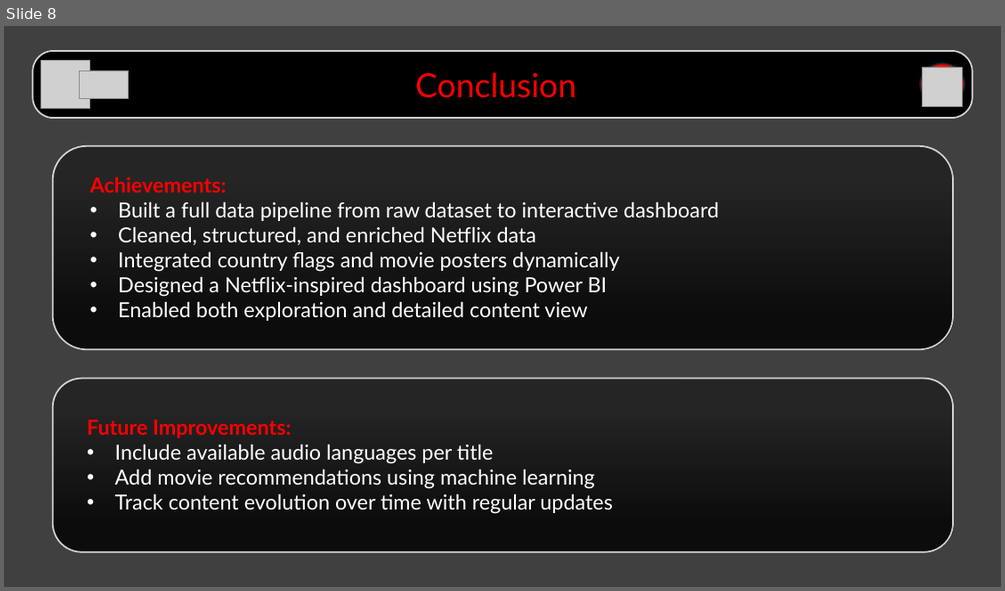
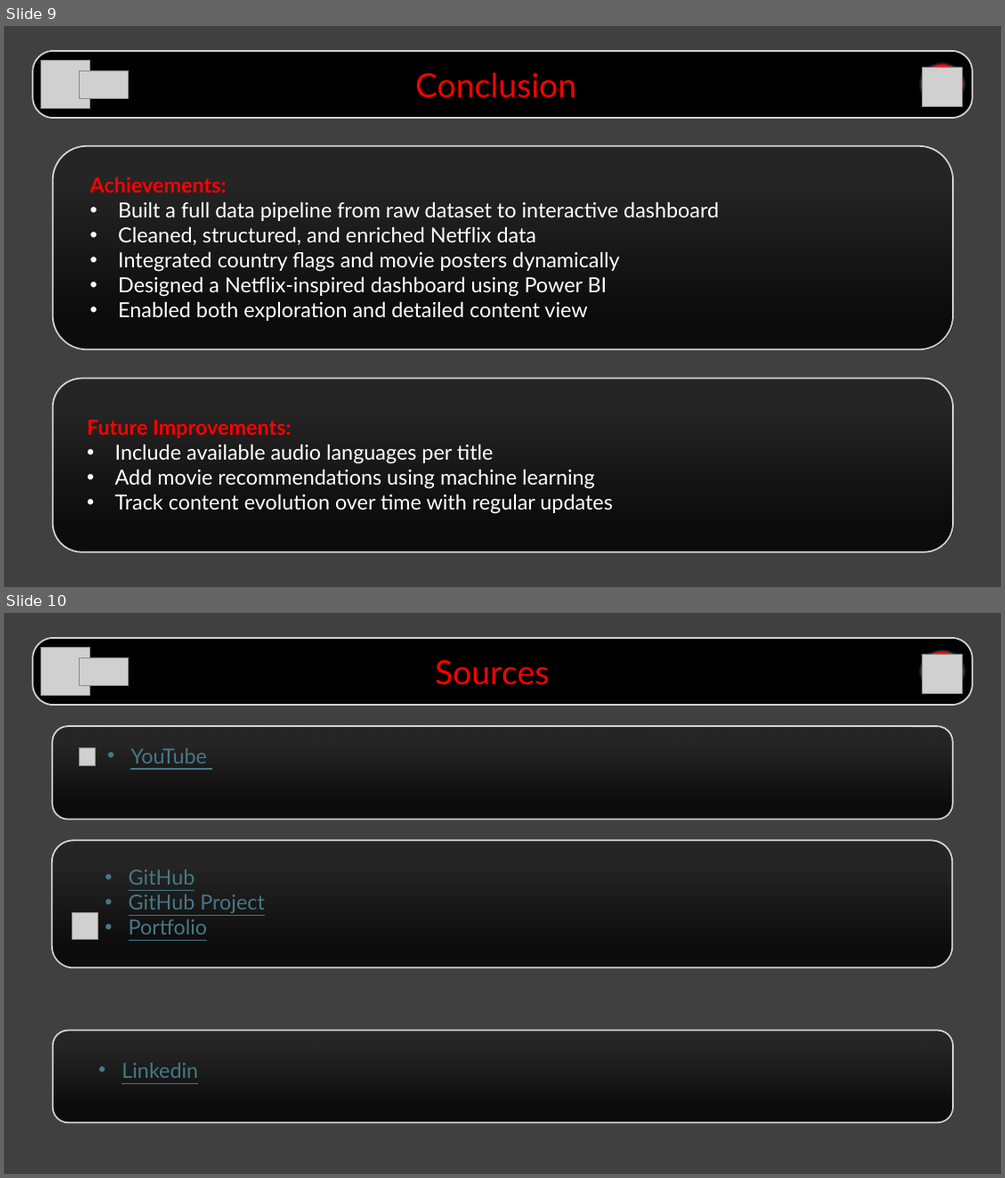
Before and after one commit to Shirel25/Netflix-Dashboard-Analysis, a slide deck: 6_presentation/Presentation/Presentation.pptx. Shown one above the other, each under a label of ours: slide 8 before the commit, slides 9 and 10 after it. The pictures are 1005x591 and 1005x1178 pixels, drawn with LibreOffice and Linux fonts; fonts in the diff are those of the drawing; grey boxes stand for pictures; background and template pictures are left out. Boxes give left, top, right and bottom in pixels: in the first picture for what was removed or moved away, otherwise in the second. Text is boxed around its words. In the diff, an @@ line names an element or a change of style, - is before the commit and + after.

```diff
--- a/6_presentation/Presentation/Presentation.pptx
+++ b/6_presentation/Presentation/Presentation.pptx
@@ slide 10 added at box(4, 613, 1001, 1174), background picture (left out) @@
@@ rounded rectangle added at box(32, 638, 972, 705), fill #000000, outline #FFFFFF 1.5 pt @@
@@ picture added at box(40, 647, 89, 695) @@
@@ picture added at box(80, 657, 128, 685) @@
@@ text added at box(435, 660, 549, 685), 32 pt, text #FF0000 @@
+Sources
@@ ellipse added at box(920, 650, 964, 691), fill #FF0000, outline #092A39 1.5 pt @@
@@ picture added at box(923, 654, 963, 694) @@
@@ rounded rectangle added at box(53, 726, 953, 819), fill gradient #000000, outline #FFFFFF 1.5 pt @@
@@ picture added at box(80, 747, 96, 765) @@
@@ text added at box(130, 748, 207, 763), 20 pt, text #467886, underline @@
+• YouTube
@@ rounded rectangle added at box(52, 840, 952, 967), fill gradient #000000, outline #FFFFFF 1.5 pt @@
@@ text added at box(129, 869, 265, 934), 20 pt, text #467886, underline @@
+• GitHub
+• GitHub Project
+• Portfolio
@@ picture added at box(72, 913, 97, 939) @@
@@ rounded rectangle added at box(53, 1030, 953, 1123), fill gradient #000000, outline #FFFFFF 1.5 pt @@
@@ text added at box(121, 1062, 198, 1078), 20 pt, text #467886, underline @@
+• Linkedin
@@ what was slide 8 is now slide 9 @@
```
Also in this commit, not shown: 2 slides changed, 1 other slide added, 1 slide removed.
